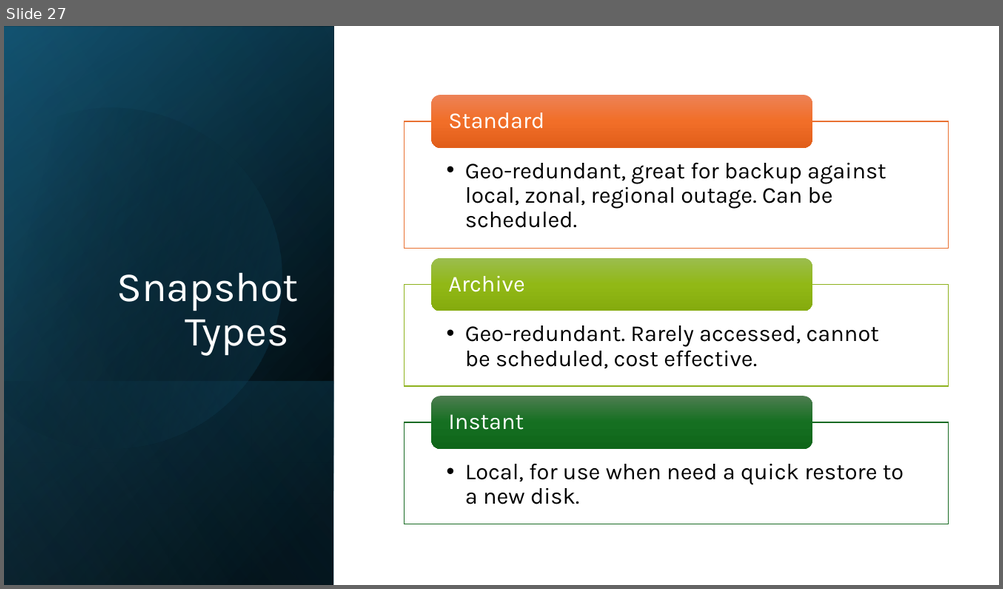
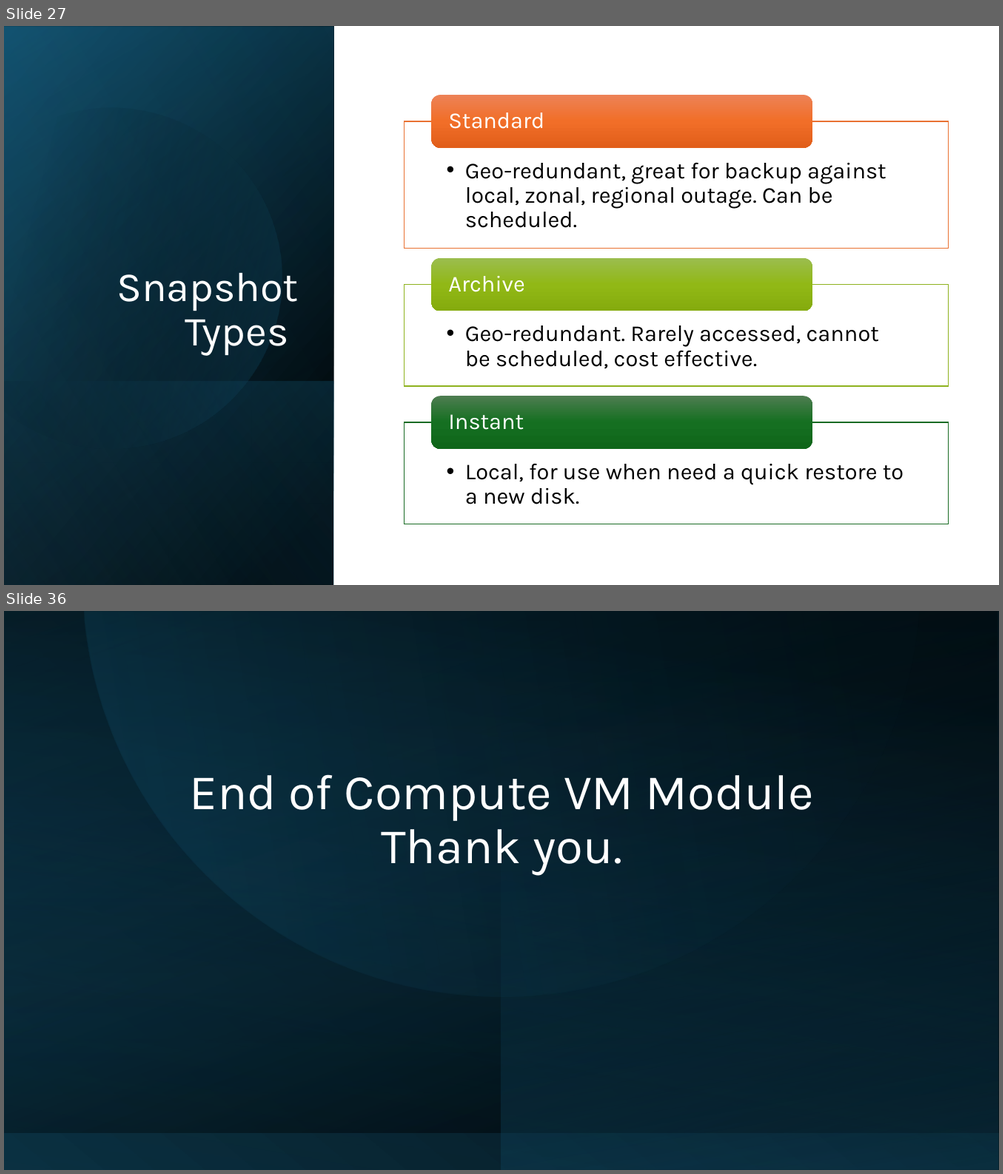
Before and after one commit to lkdrall/GCP-Professional, a slide deck: Module-2 Project, Compute.pptx. Shown one above the other, each under a label of ours: slide 27 before the commit, slides 27 and 36 after it; the slides between them are not shown. The pictures are 1003x589 and 1003x1174 pixels, drawn with LibreOffice and Linux fonts; fonts in the diff are those of the drawing. Boxes give left, top, right and bottom in pixels: in the first picture for what was removed or moved away, otherwise in the second. Text is boxed around its words. In the diff, an @@ line names an element or a change of style, - is before the commit and + after.

```diff
--- a/Module-2 Project, Compute.pptx
+++ b/Module-2 Project, Compute.pptx
@@ slide 36 added at <box>4,611,999,1170</box>, background #FFFFFF @@
@@ rectangle added at <box>4,611,999,1170</box>, fill gradient #0B3041 to #000000 @@
@@ rectangle added at <box>4,611,999,1133</box>, fill gradient #104862 to #000000 @@
@@ rectangle added at <box>4,611,998,1170</box>, fill gradient #000000 to #104862 @@
@@ rectangle added at <box>5,611,997,1170</box>, fill gradient #0B3041 to #000000 @@
@@ freeform shape added at <box>85,611,918,997</box>, fill gradient #0B3041 to #156082 @@
@@ rectangle added at <box>502,611,999,1170</box>, fill gradient #0B3041 to #104862 @@
@@ title added at <box>189,775,814,876</box>, 48 pt, text #FFFFFF @@
+End of Compute VM Module
+Thank you.
```
Also in this commit, not shown: 8 other slides added.
